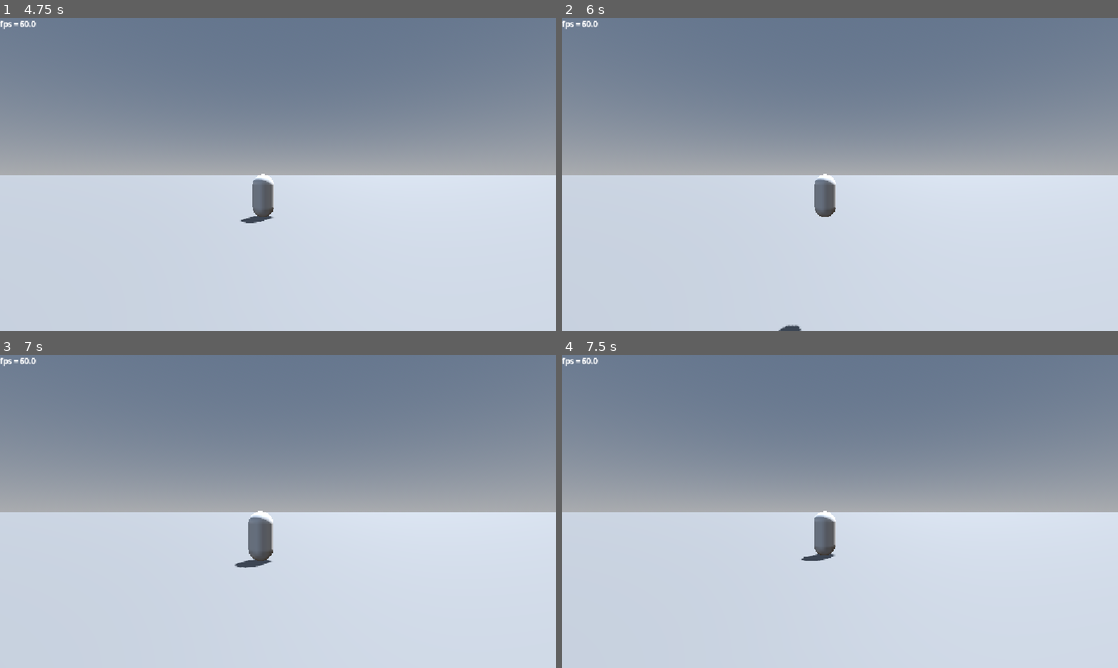
Above: before the commit, frames 1-4 (two rows, left to right).
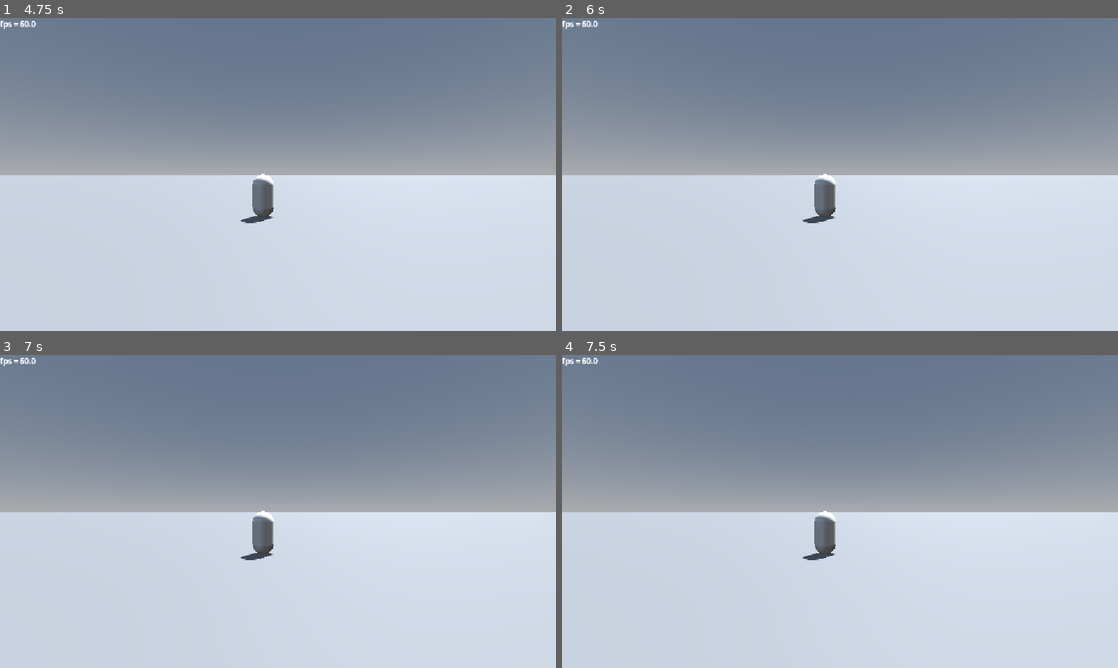
Above: after the commit, the same moments.

Repository: mrgarso/azure-latch
Game: Godot game, scene res://scenes/main_menu.tscn
The game is run twice, just before and just after one commit, with the same random seed, the same clock (stepped at 60 frames per second) and the same inputs. The engine's default icon, where the game draws it, is replaced by a stand-in: a white triangle on a blue panel in a dark square.
Inputs (mouse positions are in pixels of both pictures, inside the frame that each line leads up to):
- Up to frame 1 (4.75 s): click (189, 133) at 0.52 s; type "12" at 0.6 s; click (366, 133) at 0.75 s; type "12" at 0.83 s; click "PLAY" at 1.25 s; tap Enter at 2 s; move the mouse to (400, 158) at 2.02 s; tap 1 (1) at 2.1 s; tap A (a) at 2.3, 2.85 s; move the mouse to (166, 190) at 2.77 s; tap D (d) at 3.05, 3.6 s; move the mouse to (333, 105) at 3.52 s; tap E (e) at 3.8, 4.35 s; tap Space (space) at 4.25 s; move the mouse to (250, 237) at 4.27 s; click (250, 237) at 4.55 s
- Up to frame 2 (6 s): tap Enter at 5 s; move the mouse to (1006, 221) at 5.02 s; press the mouse at (1006, 221) at 5.03 s; tap S (s) at 5.3, 5.85 s; tap Space (space) at 5.75 s; move the mouse to (673, 127) at 5.77 s; release the mouse at (673, 127) at 5.78 s
- Up to frame 3 (7 s): tap W (w) at 6.05, 6.6 s; tap Enter at 6.5 s; move the mouse to (305, 511) at 6.52 s; tap 1 (1) at 6.8 s
- Up to frame 4 (7.5 s): move the mouse to (756, 433) at 7.27 s; tap 1 (1) at 7.35 s

Frame 1 is identical in both runs. In frame 2, 0.1% of the frame differs, in the area x 38-50%, y 63-100%; in frame 3, 0.4%, in the area x 42-50%, y 49-68%; in frame 4, less than 0.1%.
Error after the commit: Invalid access to property or key 'ball' on a base object of type 'Nil'. (res://scripts/skills/movement.gd:15)

Commit message:
acomodamiento general

Diff:
--- a/scenes/player.tscn
+++ b/scenes/player.tscn
@@ -52,14 +52,16 @@
 shoulder = NodePath("../..")
 player = NodePath("../../..")
 
-[node name="grab_ball_area" type="Area3D" parent="." unique_id=275785431 node_paths=PackedStringArray("ball_holder", "player")]
+[node name="grab_ball_area" type="Area3D" parent="." unique_id=275785431 node_paths=PackedStringArray("ball_holder", "player", "camera_3d")]
 collision_layer = 2
 collision_mask = 4
 script = ExtResource("4_tuyoq")
 kick_modes = Array[float]([0.1, 0.2])
+shot_speed = 1.6
 kick_strengths = Array[float]([20.0, 30.0, 50.0])
 ball_holder = NodePath("../ball_holder")
 player = NodePath("..")
+camera_3d = NodePath("../shoulder/SpringArm3D/Camera3D")
 
 [node name="CollisionShape3D" type="CollisionShape3D" parent="grab_ball_area" unique_id=1180036576]
 shape = SubResource("SphereShape3D_tuyoq")
--- a/scripts/camera_3d.gd
+++ b/scripts/camera_3d.gd
@@ -7,7 +7,8 @@
 @export var player: Player
 var desired_fov := 75.0
 var fov_changers :Array[float] = []
-var mouse_mode = Input.mouse_mode
+var mouse_mode := Input.mouse_mode
+var mouse_motion := Vector2()
 
 func _physics_process(delta: float) -> void:
 	if fov_changers:
@@ -33,5 +34,6 @@
 
 func _input(event: InputEvent) -> void:
 	if event is InputEventMouseMotion and Input.mouse_mode == Input.MOUSE_MODE_CAPTURED:
+		mouse_motion = event.relative
 		spring_arm_3d.rotation.x -= (event.relative.y * sens) * (int(player.mode == "player"))
 		player.rotation.y -= (event.relative.x * sens) * (int(player.mode == "player"))
--- a/scripts/grab_ball_area.gd
+++ b/scripts/grab_ball_area.gd
@@ -7,14 +7,16 @@
 var kick_strength := 5.0
 @export var kick_modes :Array[float] = [0.1, 0.5]
 @export var strength := 1.0
+@export var shot_speed := 1.0
 @export var kick_strengths :Array[float] = [10.0, 25.0, 75.0]
 @export var ball_holder: Node3D
 @export var player: Player
 @export var ball_aim: MeshInstance3D
-@export var sidespin_amount := 0.5
+@export var camera_3d: Camera3D
+@export var sidespin_amount := 2.5
 @export var topspin_amount := 0.0
 @export var time_for_curve := 2.5
-@export var curvature_force := 1.0
+@export var curvature_force := 0.2
 
 func _physics_process(delta: float) -> void:
 	match hold_time:
@@ -28,19 +30,19 @@
 		ball.global_position = ball_holder.global_position
 	curvature_force *= strength
 	var lateral_speed := -player.velocity.dot(player.sides)
-	var curvature_dir := player.up * (sidespin_amount * -(lateral_speed * 2)) + player.sides * topspin_amount
+	var curvature_dir :Vector3= (player.up * (sidespin_amount * -(lateral_speed * 2)) + player.sides * topspin_amount)
 	var lateral_dir_offset := (((lateral_speed/50) * Ball.new().curve_friction) * sidespin_amount) * (time_for_curve * curvature_force)
 	if Input.is_action_pressed("m1"):
 		if hold_time < 1:
 			hold_time += delta
 		if ball:
 			SB.kick(player, Vector3(0 + lateral_dir_offset, min(-player.spring_arm_3d.rotation.x * 1.2, 0), 1), \
-			kick_strength, false, 1.3, true, curvature_dir, time_for_curve, curvature_force)
+			kick_strength, false, shot_speed, true, curvature_dir, time_for_curve, curvature_force)
 
 	elif Input.is_action_just_released("m1") and hold_time:
 		if ball:
 			SB.kick(player, Vector3(0 + lateral_dir_offset, min(-player.spring_arm_3d.rotation.x * 1.2, 0), 1), \
-			kick_strength, true, 1.3, true, curvature_dir, time_for_curve, curvature_force)
+			kick_strength, true, shot_speed, true, curvature_dir, time_for_curve, curvature_force)
 		hold_time = 0
 
 
--- a/scripts/player.gd
+++ b/scripts/player.gd
@@ -75,3 +75,9 @@
 	if not is_on_floor():
 		velocity.y -= current_gravity * delta * 4
 	move_and_slide()
+
+func tackled(perpetrator : Player = null, ragdoll := 80.0) -> void:
+	if perpetrator: perpetrator.ball = ball
+	ball = null
+	if perpetrator: SB.velocity(self, true, global_position.direction_to(perpetrator.global_position) * ragdoll)
+	else:SB.velocity(self, true, Vector3(0,0,ragdoll))
--- a/scripts/skills/movement.gd
+++ b/scripts/skills/movement.gd
@@ -8,13 +8,14 @@
 			var dir := Input.get_axis("a","d")
 			if dir == 0:
 				player.using_move = true
-				var tackle_duration := 0.5
+				var tackle_duration := 1.5
 				SB.velocity(get_parent(), true, Vector3(0,1,-6), tackle_duration, 0.923)
 				var enemy_tackled := SB.hitbox_detailed_list
 				for i in int(Engine.physics_ticks_per_second * tackle_duration):
-					if player.ball != null:
+					if player.ball != null or enemy_tackled["collided"].ball != null:
 						break
 					enemy_tackled = await SB.hitbox_detailed(player, Vector3.ONE * 5, Vector3.ZERO, (Engine.time_scale / Engine.physics_ticks_per_second) * 1, SB.HitboxTargets.PLAYERS)
+
 					#print(enemy_tackled)
 
 				SB.clear_velocities(player)
--- a/scripts/skills/skill_builder.gd
+++ b/scripts/skills/skill_builder.gd
@@ -221,7 +221,6 @@
 		var space_state: PhysicsDirectSpaceState3D = parent.get_world_3d().direct_space_state
 		var intersections := space_state.intersect_shape(query)
 		if not intersections.is_empty():
-			print(intersections)
 			for t in intersections:
 				var detected_area = t.collider as Area3D
 				if detected_area and detected_area.get_parent() != parent:
